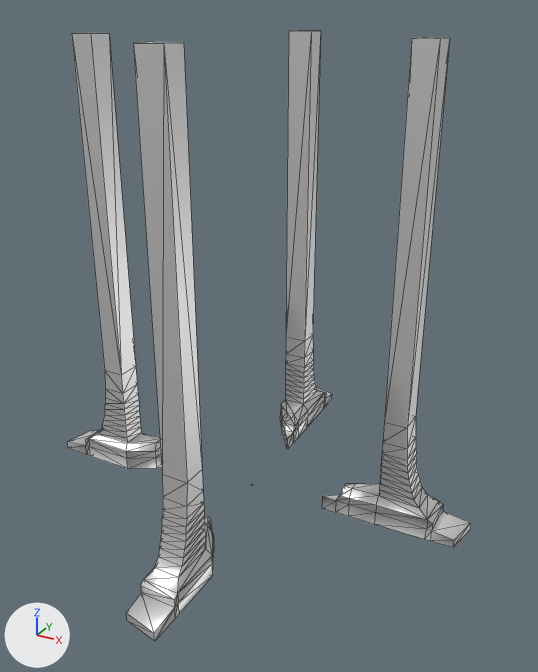
The glTF model SennaTowerTamanhoReal.glb: old version first, new version second.
Both versions are drawn from a 50 mm lens placed at (416.0, -709.0, 575.0), pointed at (30.0, -9.0, 225.0). Arrows for +X, +Y and +Z are at lower left; the lights stay in place. Mesh edges are drawn as thin lines. Where no turn or scale is listed for an object, it has been applied to the vertices. Vertices at the same position are counted once.
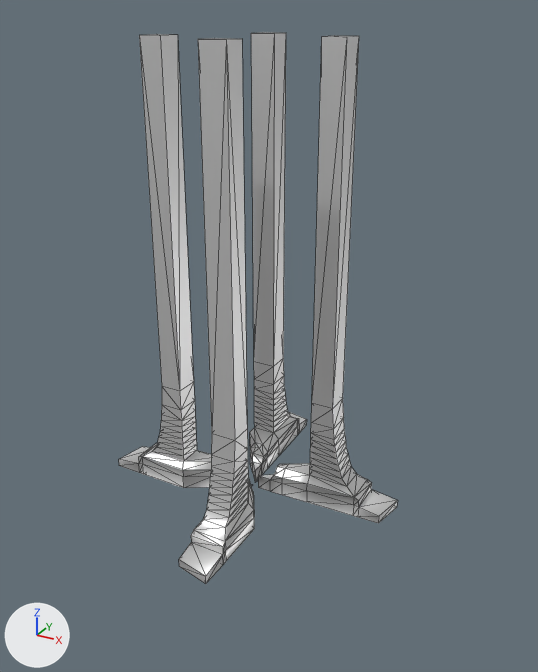
Commit message: Update Tamanho Real

Diff of the bpy script that builds the scene:
```diff
--- a/SennaTowerTamanhoReal.glb.py
+++ b/SennaTowerTamanhoReal.glb.py
@@ me_plane_002 @@
 me_plane_002.from_pydata(...)  # 352 vertices, 684 faces; spans x -276.0..276.0, y -276.0..276.0, z 0.0..550.0
 # used by ob_plane_002; location = (0.0, 0.0, 0.0)
+# me_plane_002 part 1: the loose piece of 86 vertices spanning x 101.0..276.0, y 0.0..48.0, z 0.0..550.0 is moved by (-93.0, 0.0, 0.0)
+# me_plane_002 part 2: the loose piece of 86 vertices spanning x -276.0..-101.0, y -48.0..0.0, z 0.0..550.0 is moved by (93.0, 0.0, 0.0)
+# me_plane_002 part 3: the loose piece of 86 vertices spanning x -48.0..0.0, y 101.0..276.0, z 0.0..550.0 is moved by (0.0, -93.0, 0.0)
+# me_plane_002 part 4: the loose piece of 86 vertices spanning x 0.0..48.0, y -276.0..-101.0, z 0.0..550.0 is moved by (0.0, 92.0, 0.0)
 me_plane_002.materials.append(mat_sennatower)
```

Location of each change, (x1, y1, x2, y2) in pixels of the pictures (538 x 672 px; the box of a moved part takes in the faces that stretch with it):
'Plane.002', reshaped (31% narrower, 10% shorter): before (67, 30, 471, 642); after (119, 32, 398, 584)
part 1 of me_plane_002, moved or reshaped: before (322, 37, 471, 547); after (258, 36, 398, 523)
part 2 of me_plane_002, moved or reshaped: before (67, 33, 162, 469); after (119, 34, 211, 488)
part 3 of me_plane_002, moved or reshaped: before (280, 30, 332, 449); after (250, 32, 307, 482)
part 4 of me_plane_002, moved or reshaped: before (126, 42, 214, 642); after (179, 38, 254, 584)
